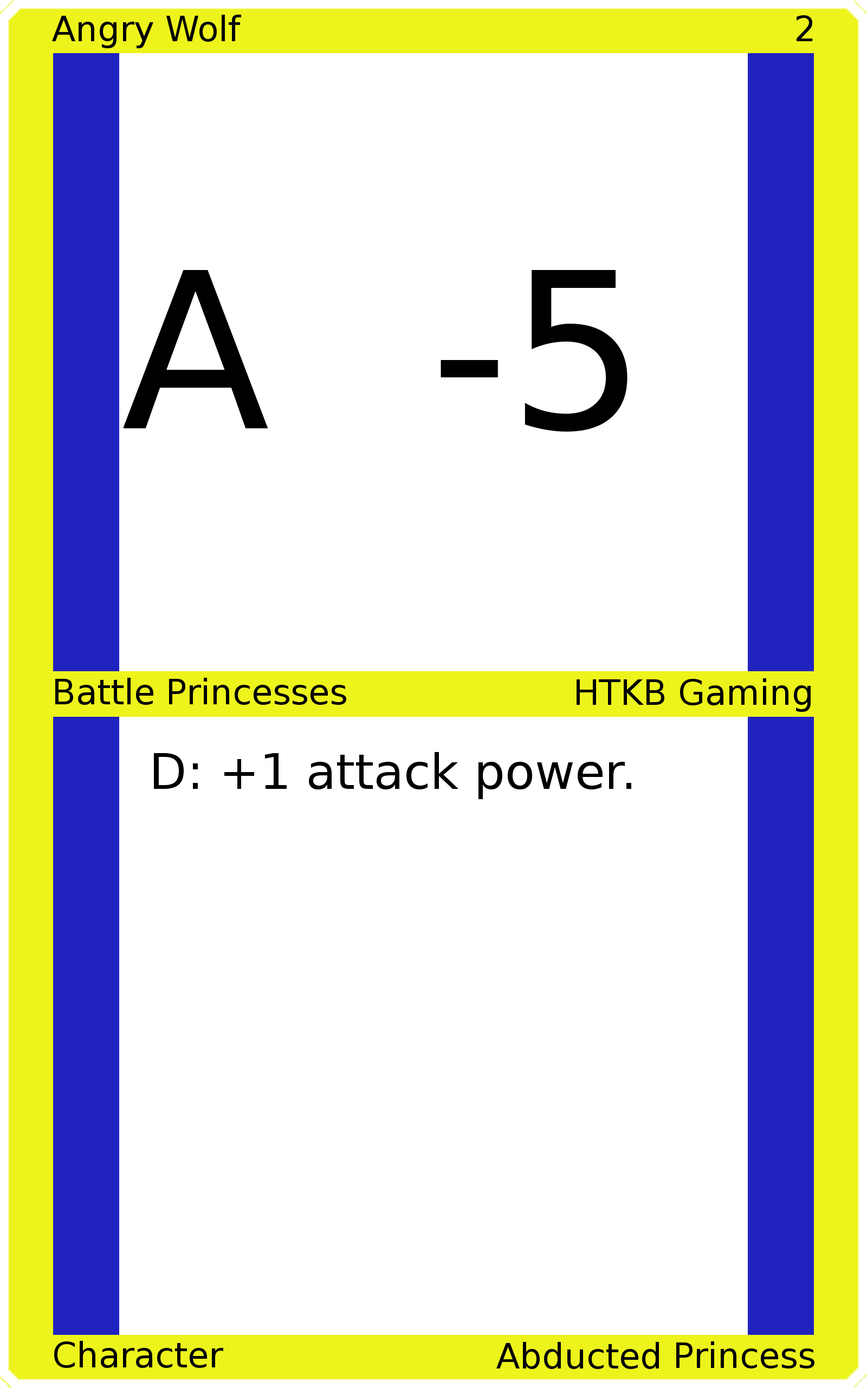
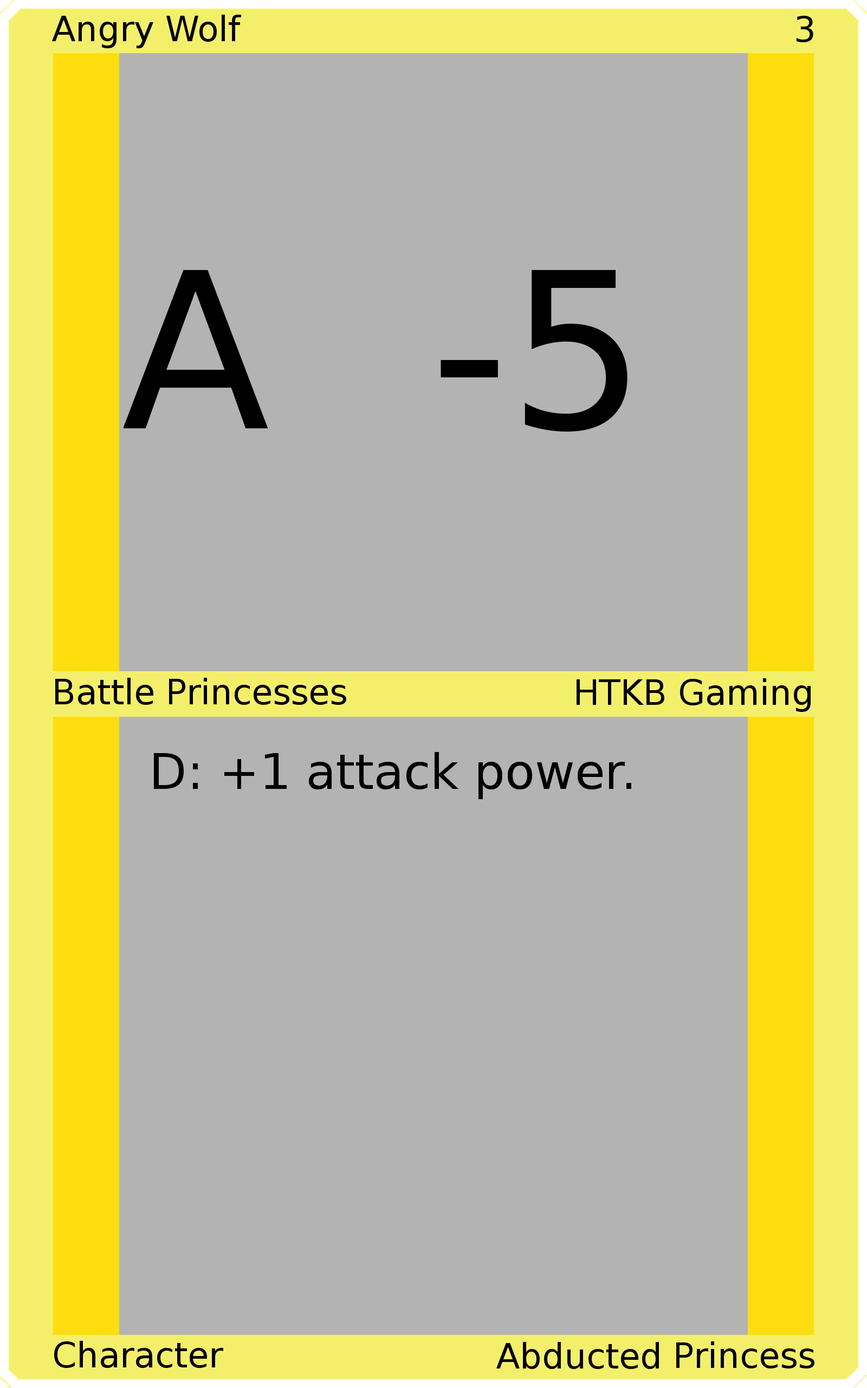
Comparing the layer stacks of the two (867, 1388) images. Changes:
painted on "Upper Right" over (796, 15, 814, 43)
painted on "Border" over (0, 0, 867, 1388)
painted on "Top Background" over (119, 52, 748, 673)
painted on "Bottom Background" over (119, 715, 748, 1336)
painted on "Background" over (35, 35, 832, 1352)
